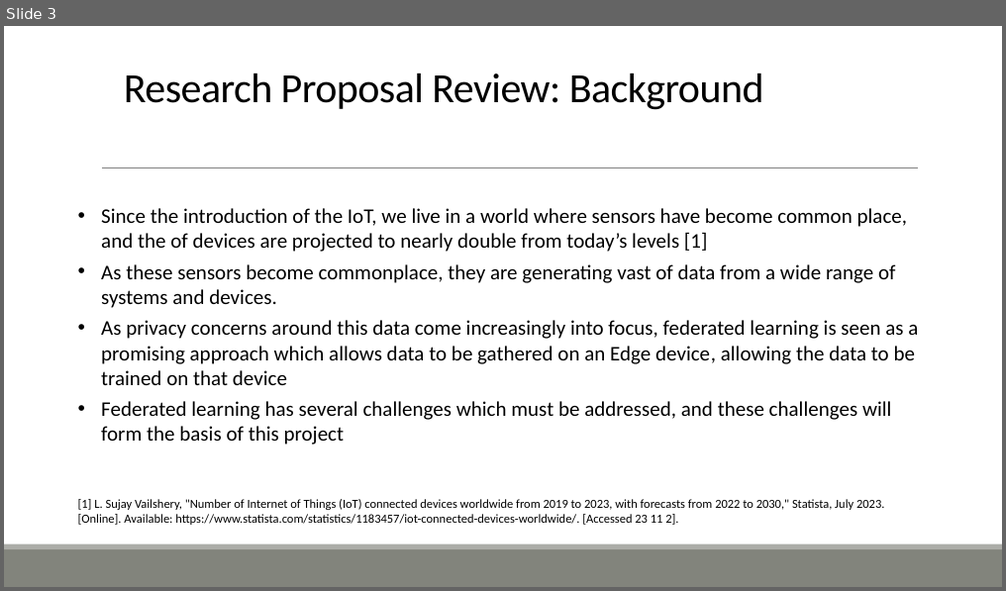
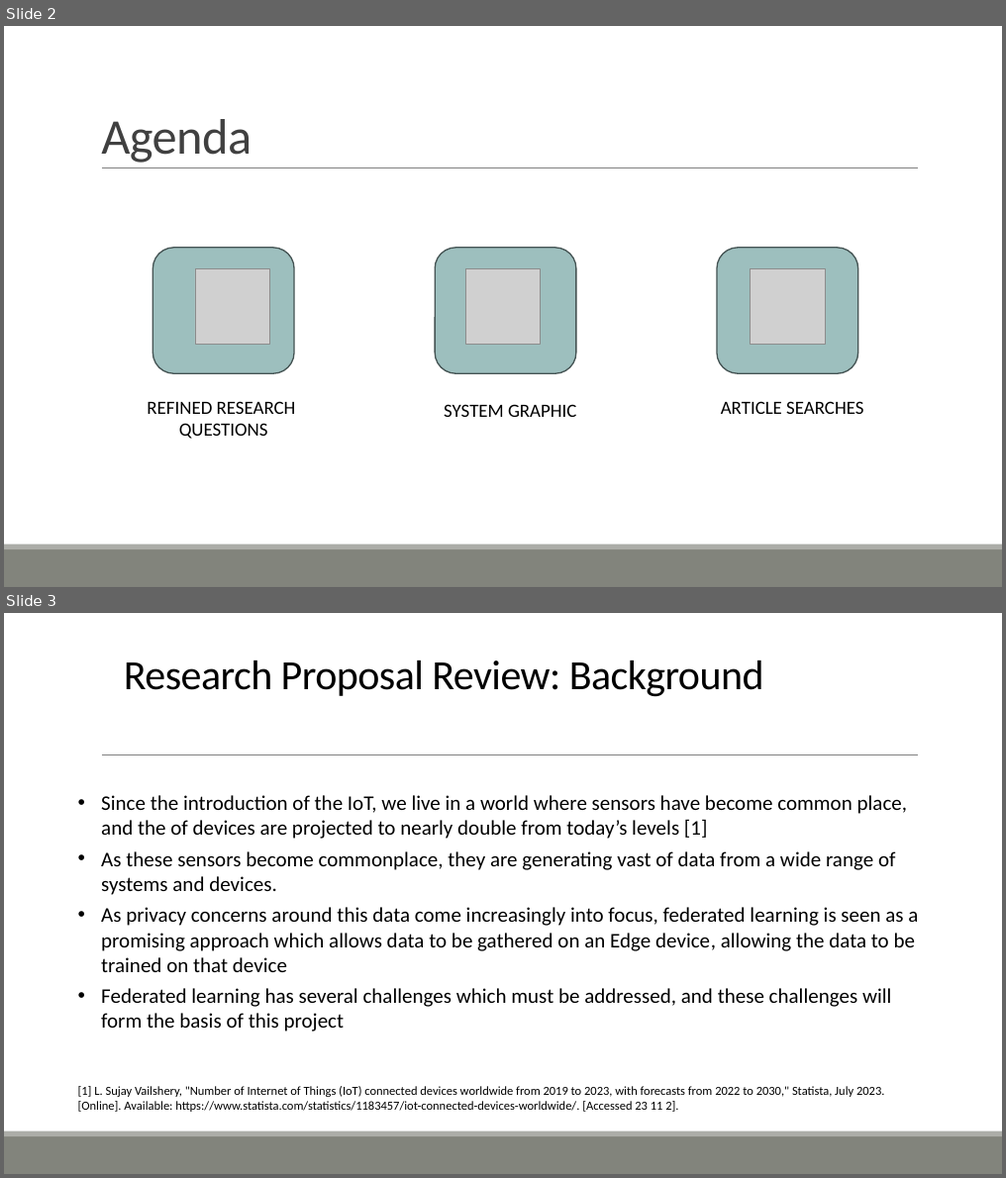
Before and after one commit to ofithcheallaigh/phd, a slide deck: Presentations/Supervisor Meetings/2024/Upcoming Meeting.pptx. Shown one above the other, each under a label of ours: slide 3 before the commit, slides 2 and 3 after it. The pictures are 1006x591 and 1006x1178 pixels, drawn with LibreOffice and Linux fonts; fonts in the diff are those of the drawing; grey boxes stand for pictures. Boxes give left, top, right and bottom in pixels: in the first picture for what was removed or moved away, otherwise in the second. Text is boxed around its words. In the diff, an @@ line names an element or a change of style, - is before the commit and + after.

Commit message:
updated slides

```diff
--- a/Presentations/Supervisor Meetings/2024/Upcoming Meeting.pptx
+++ b/Presentations/Supervisor Meetings/2024/Upcoming Meeting.pptx
@@ slide 2 added at bbox=[4, 26, 1002, 587], background #FFFFFF; not listed: 3 template elements that a slide beside it also shows @@
@@ title added at bbox=[101, 119, 252, 163], 48 pt, text #404040 @@
+Agenda
@@ rounded rectangle added at bbox=[152, 248, 294, 374], fill #9DBFBE, outline #455453 1.25 pt @@
@@ rounded rectangle added at bbox=[436, 248, 576, 374], fill #9DBFBE, outline #455453 1.25 pt @@
@@ rounded rectangle added at bbox=[717, 248, 858, 374], fill #9DBFBE, outline #455453 1.25 pt @@
@@ picture added at bbox=[195, 270, 269, 344] @@
@@ picture added at bbox=[466, 270, 541, 344] @@
@@ picture added at bbox=[750, 270, 826, 344] @@
@@ text added at bbox=[147, 401, 296, 439], 18 pt, text #000000 @@
+REFINED RESEARCH
+QUESTIONS
@@ text added at bbox=[444, 404, 576, 417], 18 pt, text #000000 @@
+SYSTEM GRAPHIC
@@ text added at bbox=[721, 401, 863, 414], 18 pt, text #000000 @@
+ARTICLE SEARCHES
```
Also in this commit, not shown: 1 slide changed, 1 slide removed.
